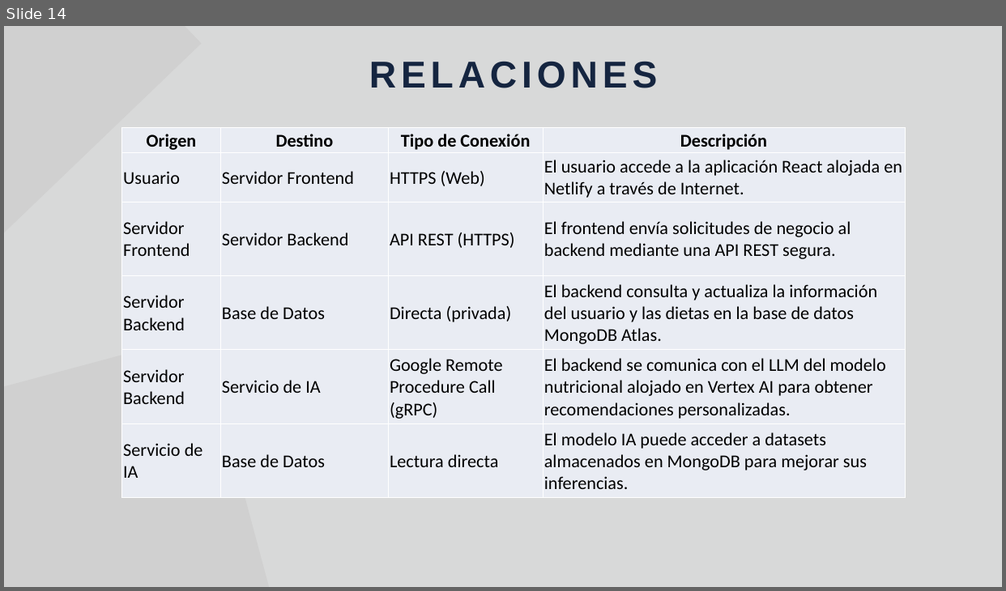
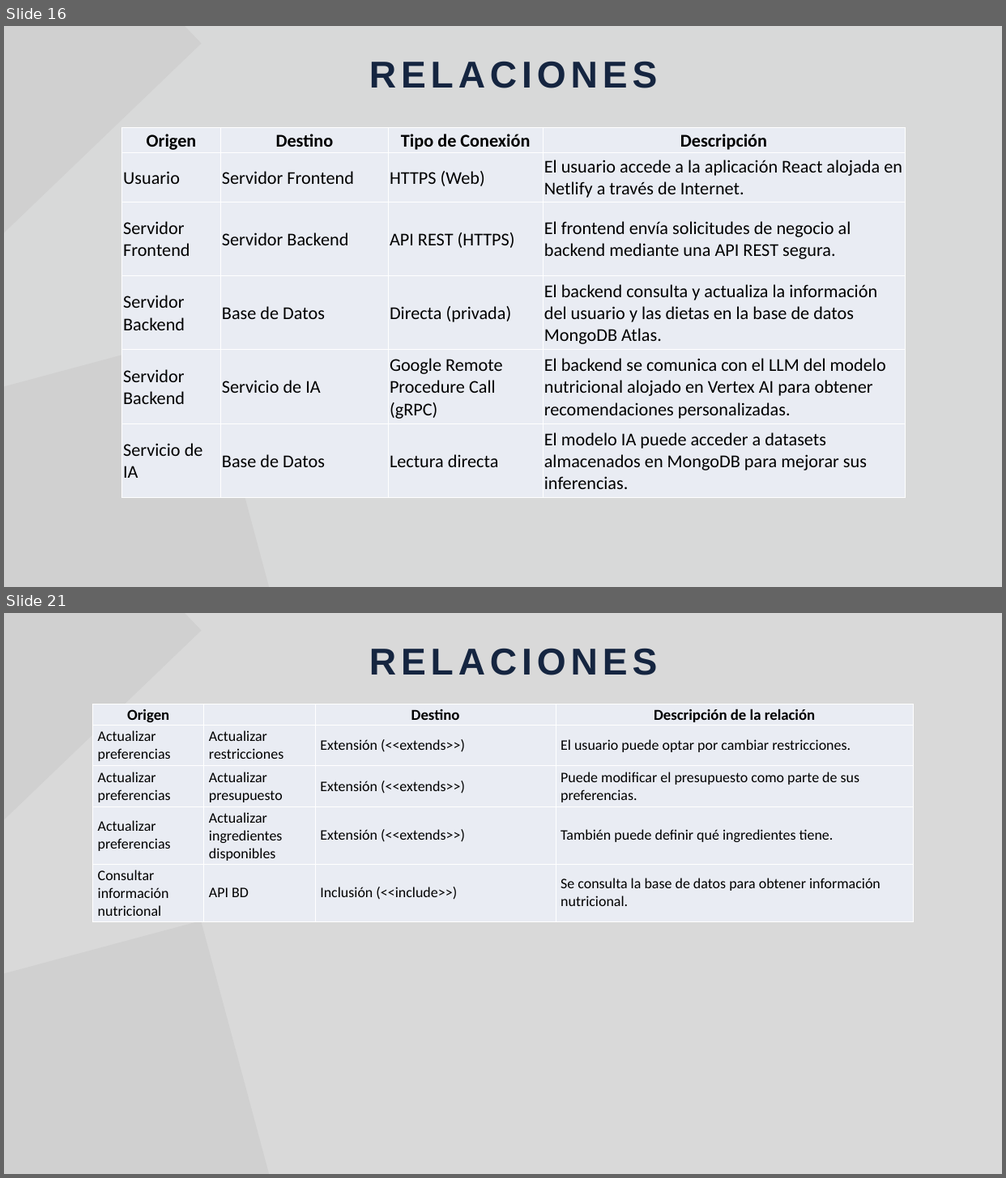
Before and after one commit to Jucer74/SoftwareArchitecture, a slide deck: Project/Views/NutrIA.views.pptx. Shown one above the other, each under a label of ours: slide 14 before the commit, slides 16 and 21 after it; the slides between them are not shown. The pictures are 1006x591 and 1006x1178 pixels, drawn with LibreOffice and Linux fonts; fonts in the diff are those of the drawing; grey boxes stand for pictures. Boxes give left, top, right and bottom in pixels: in the first picture for what was removed or moved away, otherwise in the second. Text is boxed around its words. In the diff, an @@ line names an element or a change of style, - is before the commit and + after.

```diff
--- a/Project/Views/NutrIA.views.pptx
+++ b/Project/Views/NutrIA.views.pptx
@@ slide 21 added at (x1=4, y1=613, x2=1002, y2=1174), background #FFFFFF @@
@@ rectangle added at (x1=4, y1=613, x2=1002, y2=1174), fill #D9D9D9 @@
@@ picture added at (x1=4, y1=613, x2=202, y2=879) @@
@@ text added at (x1=369, y1=648, x2=657, y2=675), 54 pt, text #152540, bold @@
+RELACIONES
@@ table added at (x1=93, y1=705, x2=914, y2=922), 5 rows, 4 columns @@
+Origen |  | Destino | Descripción de la relación
+Actualizar preferencias | Actualizar restricciones | Extensión (<<extends>>) | El usuario puede optar por cambiar restricciones.
+Actualizar preferencias | Actualizar presupuesto | Extensión (<<extends>>) | Puede modificar el presupuesto como parte de sus preferencias.
+Actualizar preferencias | Actualizar ingredientes disponibles | Extensión (<<extends>>) | También puede definir qué ingredientes tiene.
+Consultar información nutricional | API BD | Inclusión (<<include>>) | Se consulta la base de datos para obtener información nutricional.
@@ picture added at (x1=4, y1=921, x2=305, y2=1174) @@
@@ what was slide 14 is now slide 16 @@
```
Also in this commit, not shown: 7 slides changed, 7 other slides added, 3 slides removed.
